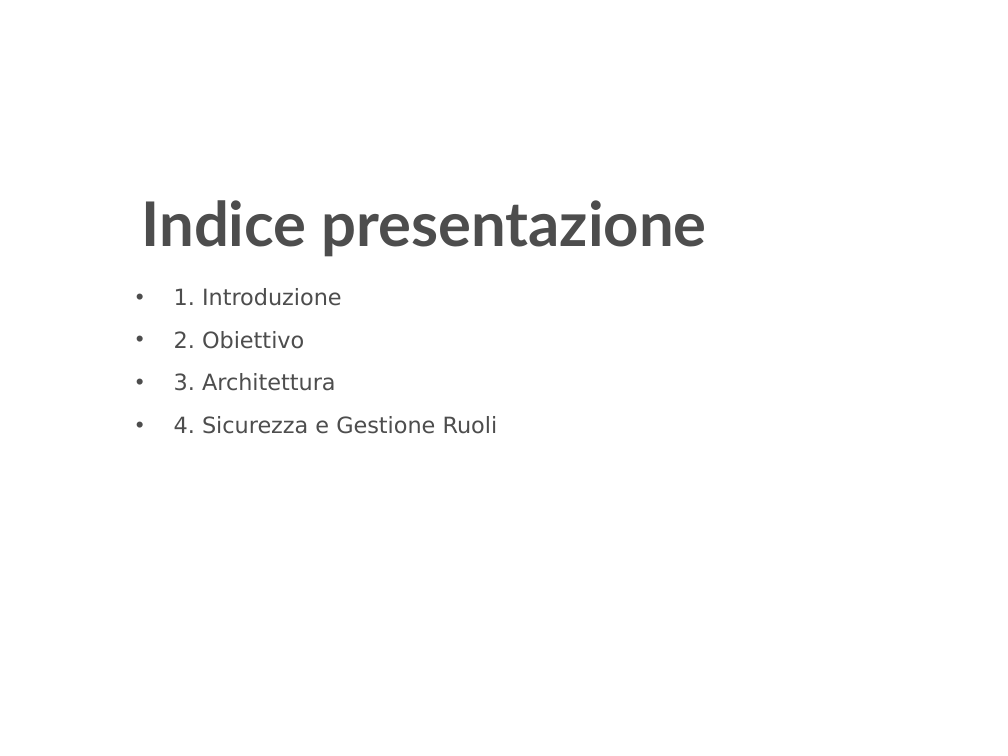
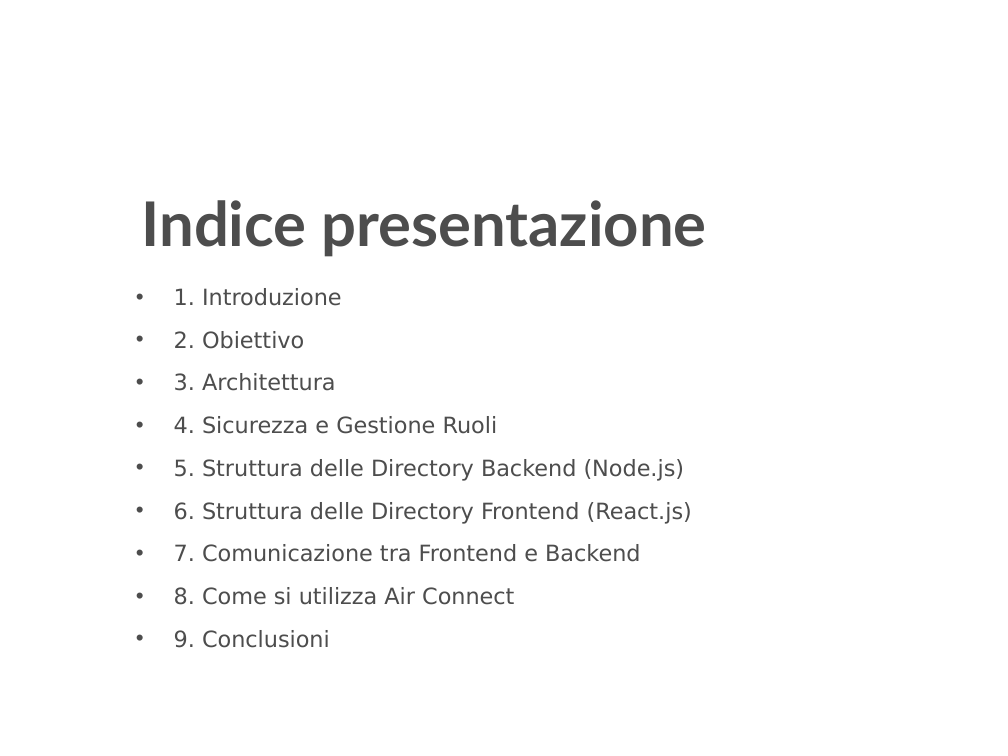
Before and after one commit to fortyguide/panico-stefano_CSproject_23-24, a slide deck: slide 2 of Air Connect - Presentazione.pptx. Drawn at 1008x756 pixels with LibreOffice and Linux fonts; fonts in the diff are those of the drawing; background and template pictures are left out. Boxes give left, top, right and bottom in pixels: in the first picture for what was removed or moved away, otherwise in the second. Text is boxed around its words. In the diff, an @@ line names an element or a change of style, - is before the commit and + after.

```diff
--- a/Air Connect - Presentazione.pptx
+++ b/Air Connect - Presentazione.pptx
@@ text at (174,459,692,648): paragraphs added @@
+• 5. Struttura delle Directory Backend (Node.js)
+• 6. Struttura delle Directory Frontend (React.js)
+• 7. Comunicazione tra Frontend e Backend
+• 8. Come si utilizza Air Connect
+• 9. Conclusioni
```
Also in this commit, not shown: 1 other slide changed, 2 slides added.
